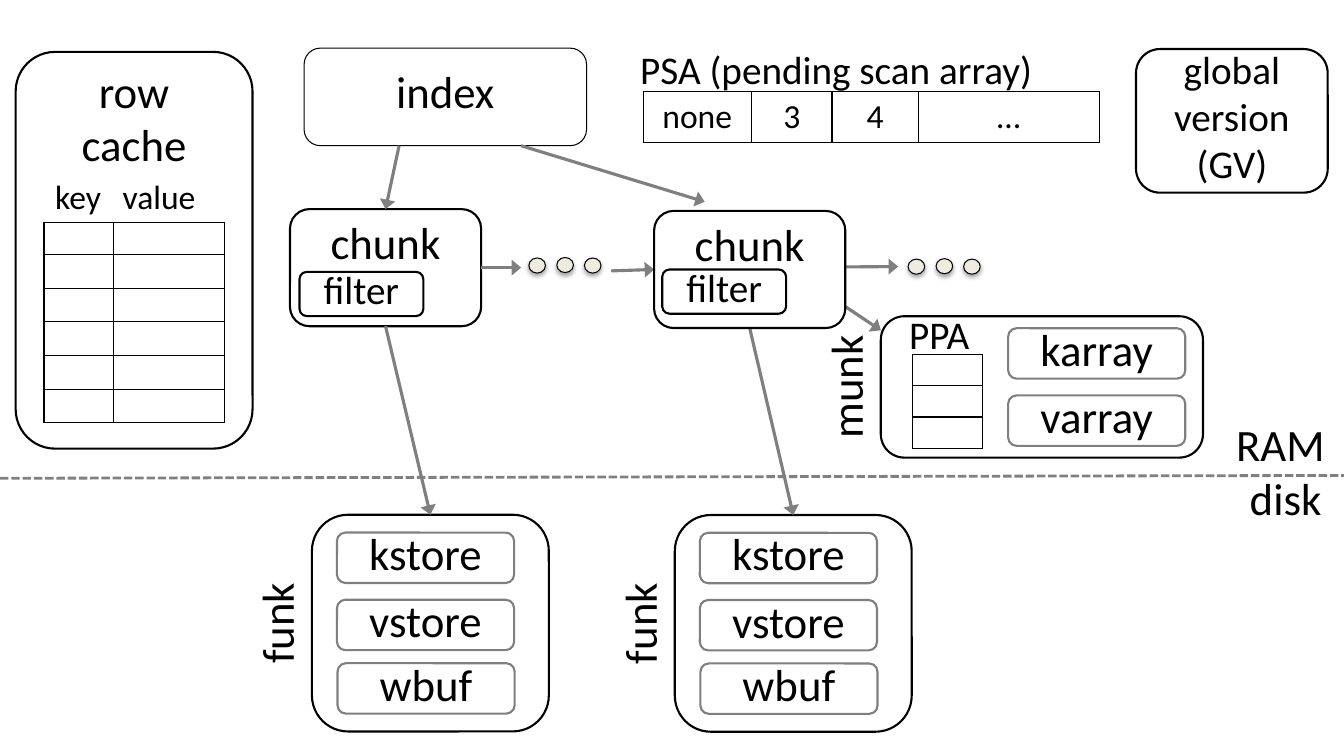
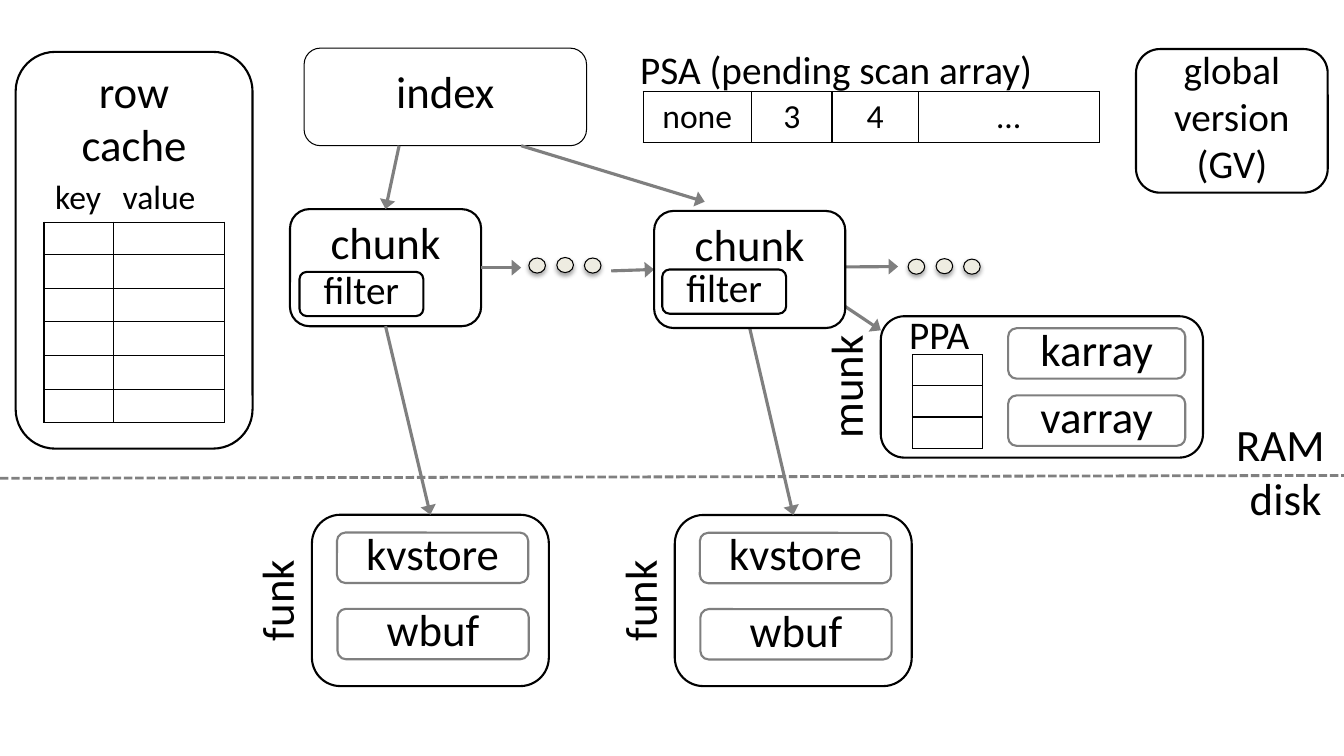
Before and after one commit to Eshcar/PiWi, a slide deck: slide 1 of PiWi.pptx. Drawn at 1344x756 pixels with LibreOffice and Linux fonts; fonts in the diff are those of the drawing. Boxes give left, top, right and bottom in pixels: in the first picture for what was removed or moved away, otherwise in the second. Text is boxed around its words. In the diff, an @@ line names an element or a change of style, - is before the commit and + after.

Commit message:
removed vstore

```diff
--- a/PiWi.pptx
+++ b/PiWi.pptx
@@ text "funk" moved from (x1=251, y1=591, x2=306, y2=662) to (x1=251, y1=568, x2=306, y2=639) @@
@@ rounded rectangle resized from (x1=312, y1=515, x2=548, y2=732) to (x1=312, y1=515, x2=548, y2=687) @@
@@ rounded rectangle "kvstore" resized from (x1=337, y1=532, x2=514, y2=583) to (x1=337, y1=532, x2=528, y2=583) @@
@@ text in rounded rectangle at (x1=366, y1=533, x2=499, y2=571): text changed @@
-kstore
+kvstore
@@ text "funk" moved from (x1=614, y1=591, x2=669, y2=662) to (x1=614, y1=568, x2=669, y2=639) @@
@@ rounded rectangle resized from (x1=675, y1=515, x2=911, y2=732) to (x1=675, y1=515, x2=911, y2=687) @@
@@ rounded rectangle "kvstore" resized from (x1=700, y1=533, x2=877, y2=584) to (x1=700, y1=533, x2=891, y2=584) @@
@@ text in rounded rectangle at (x1=729, y1=533, x2=862, y2=571): text changed @@
-kstore
+kvstore
@@ rounded rectangle removed at (x1=337, y1=600, x2=514, y2=650) @@
-vstore
@@ rounded rectangle "wbuf" resized from (x1=338, y1=663, x2=515, y2=714) to (x1=338, y1=609, x2=529, y2=659) @@
@@ rounded rectangle removed at (x1=700, y1=600, x2=877, y2=650) @@
-vstore
@@ rounded rectangle "wbuf" resized from (x1=701, y1=663, x2=878, y2=714) to (x1=701, y1=609, x2=892, y2=659) @@
```
Also in this commit, not shown: 1 slide added, 4 other files.
